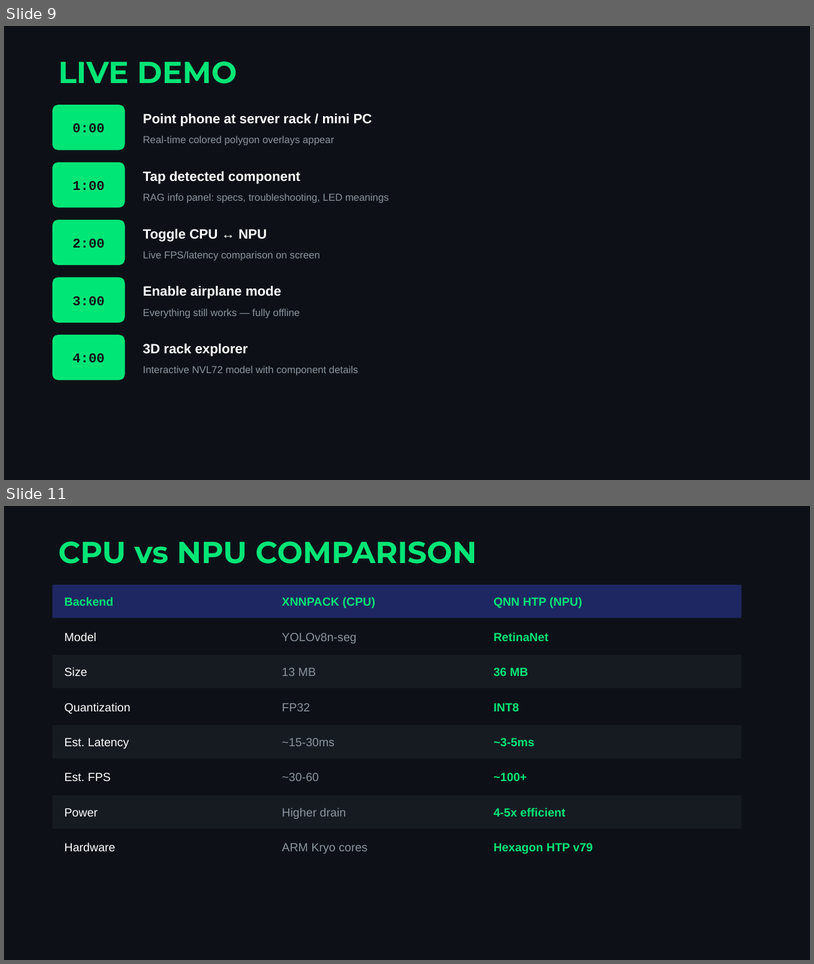
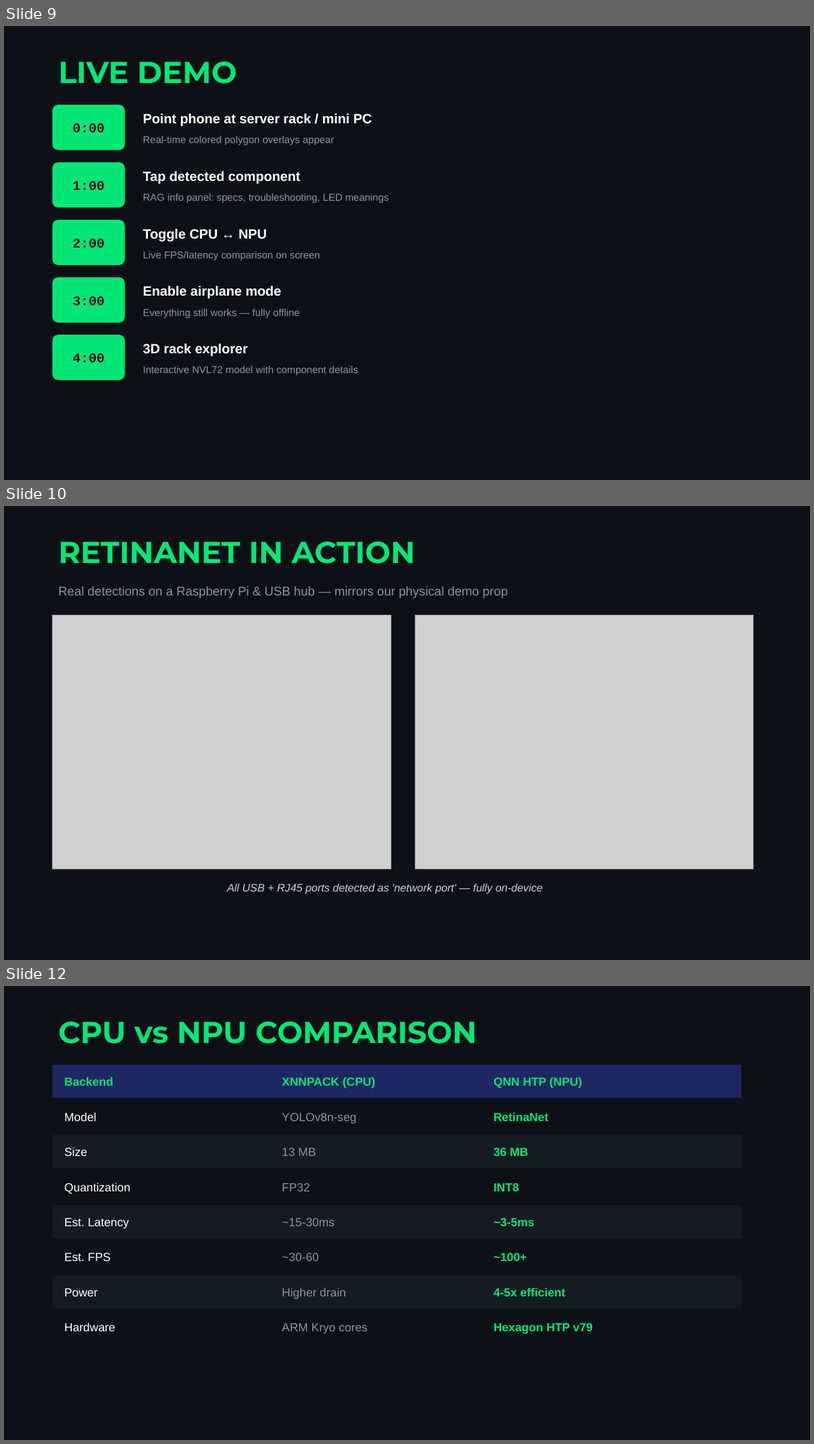
Before and after one commit to abhijitbetigeri/DC-Ops, a slide deck: presentation/dc_ops_pitch.pptx. Shown one above the other, each under a label of ours: slides 9 and 11 before the commit, slides 9, 10 and 12 after it; the slides between them are not shown. The pictures are 814x964 and 814x1444 pixels, drawn with LibreOffice and Linux fonts; fonts in the diff are those of the drawing; grey boxes stand for pictures. Boxes give left, top, right and bottom in pixels: in the first picture for what was removed or moved away, otherwise in the second. Text is boxed around its words. In the diff, an @@ line names an element or a change of style, - is before the commit and + after.

```diff
--- a/presentation/dc_ops_pitch.pptx
+++ b/presentation/dc_ops_pitch.pptx
@@ slide 10 added at (4,506,810,960), background #0D1117 @@
@@ text added at (59,541,416,564), 36 pt, text #00E676, bold @@
+RETINANET IN ACTION
@@ text added at (59,586,508,598), 15 pt, text #8B949E @@
+Real detections on a Raspberry Pi & USB hub — mirrors our physical demo prop
@@ picture added at (53,615,391,869) @@
@@ picture added at (416,615,754,869) @@
@@ text added at (227,883,543,894), 13 pt, text #C9D1D9, italic @@
+All USB + RJ45 ports detected as 'network port' — fully on-device
@@ what was slide 11 is now slide 12 @@
```
Also in this commit, not shown: 1 slide changed, 4 other files.
